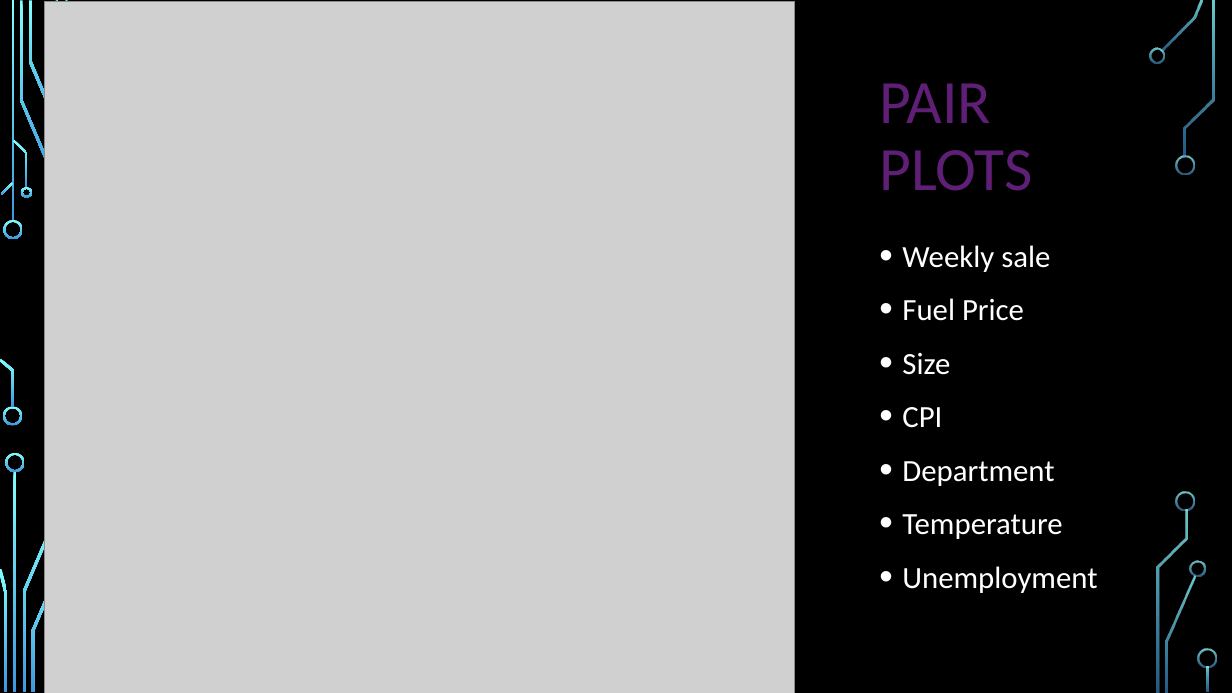
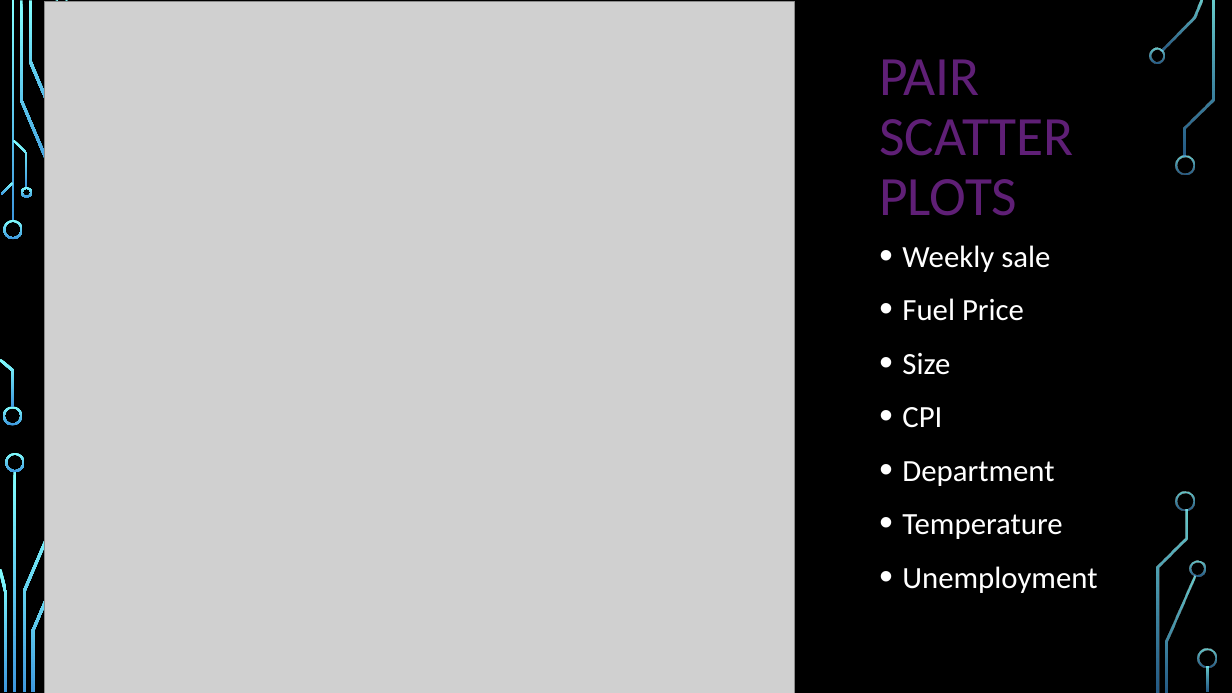
Before and after one commit to HaotianYu123/HaotianYu123.github.io, a slide deck: slide 9 of FP.pptx. Drawn at 1232x693 pixels with LibreOffice and Linux fonts; fonts in the diff are those of the drawing; grey boxes stand for pictures; background and template pictures are left out. Boxes give left, top, right and bottom in pixels: in the first picture for what was removed or moved away, otherwise in the second. Text is boxed around its words. In the diff, an @@ line names an element or a change of style, - is before the commit and + after.

```diff
--- a/FP.pptx
+++ b/FP.pptx
@@ title at bbox=[879, 59, 1074, 216]: text changed; size 48 to 43.2 pt @@
-PAIR PLOTS
+PAIR
+SCATTER PLOTS
```
Also in this commit, not shown: 1 slide added, 1 other file.
